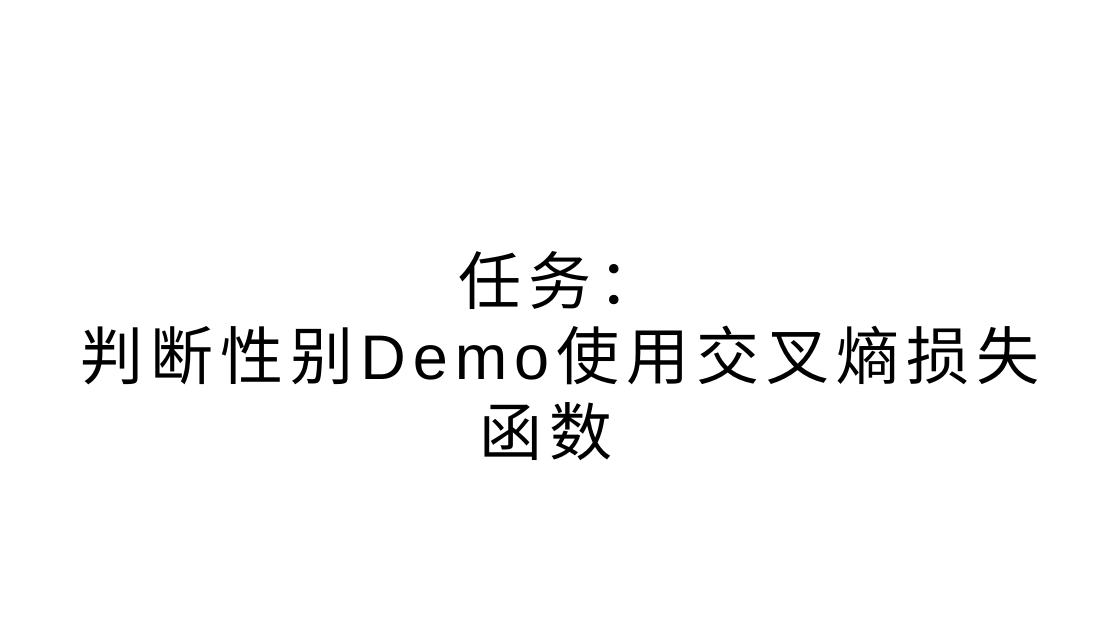
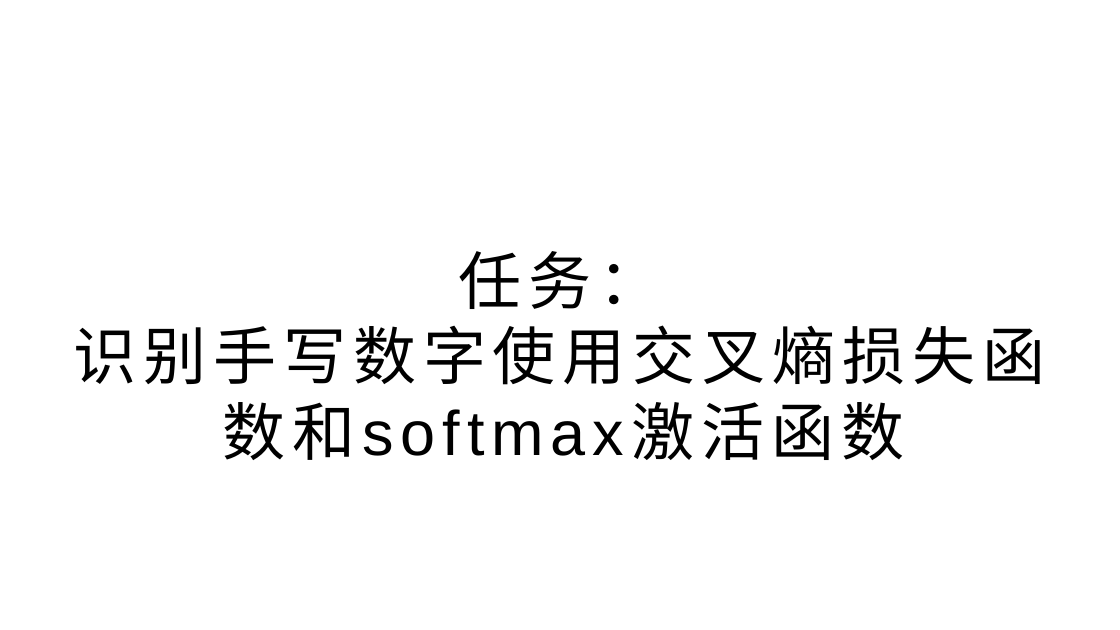
Before and after one commit to yyc-git/DeepLearningEdu, a slide deck: slide 21 of lessons/6_softmax/ppt/使用交叉熵损失函数和Softmax激活函数.pptx. Drawn at 1120x630 pixels with LibreOffice and Linux fonts; fonts in the diff are those of the drawing; background and template pictures are left out. Boxes give left, top, right and bottom in pixels: in the first picture for what was removed or moved away, otherwise in the second. Text is boxed around its words. In the diff, an @@ line names an element or a change of style, - is before the commit and + after.

```diff
--- a/lessons/6_softmax/ppt/使用交叉熵损失函数和Softmax激活函数.pptx
+++ b/lessons/6_softmax/ppt/使用交叉熵损失函数和Softmax激活函数.pptx
@@ title at (73,251,1045,460): text changed @@
-任务：
-判断性别Demo使用交叉熵损失函数
+任务：
+识别手写数字使用交叉熵损失函数和softmax激活函数
```
Also in this commit, not shown: 7 other slides changed, 27 other files.
